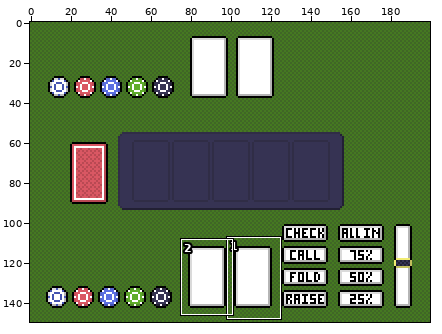
Two states of a sprite sheet, assets/poker-board.png. The picture above shows the old version from afar; the outline marks the close-up.
Close-up. The starting point:
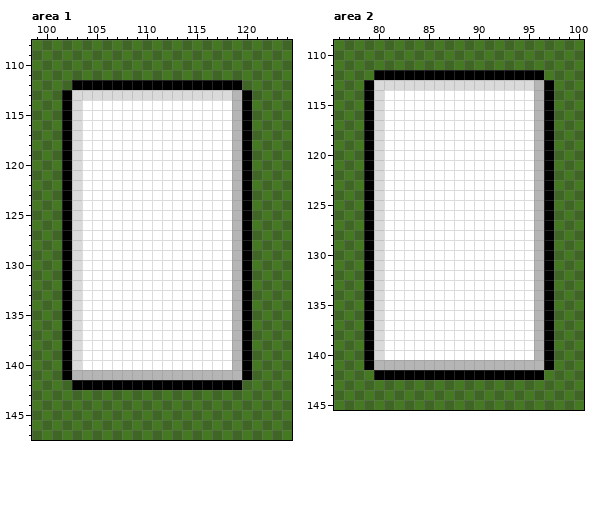
The file is 200x150 pixels. Shown: area 1: x 99..124, y 108..147; area 2: x 76..100, y 109..145. The commit also changed other parts of the picture, which this record leaves out.
After the commit:
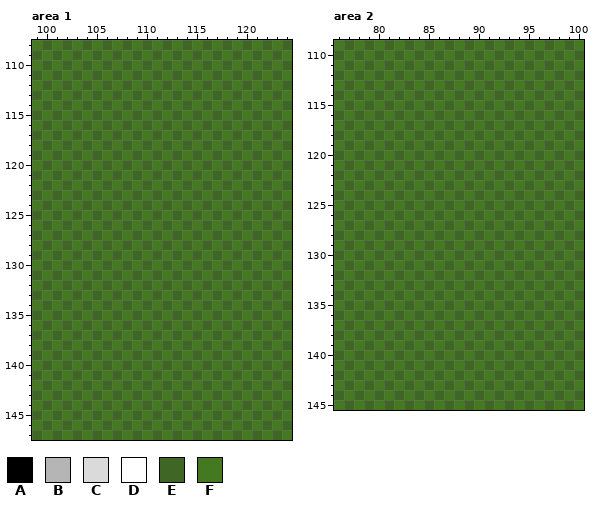
Palette (. is transparent): A #000000  B #b5b5b5  C #dadada  D #ffffff  E #406626  F #457921
The edit:
Changed rows in their new state; - is an unchanged pixel.
Area 1:
first column x 102:
112 -FEFEFEFEFEFEFEFEF-
113 FEFEFEFEFEFEFEFEFEF
114 EFEFEFEFEFEFEFEFEFE
115 FEFEFEFEFEFEFEFEFEF
116 EFEFEFEFEFEFEFEFEFE
117 FEFEFEFEFEFEFEFEFEF
118 EFEFEFEFEFEFEFEFEFE
119 FEFEFEFEFEFEFEFEFEF
120 EFEFEFEFEFEFEFEFEFE
121 FEFEFEFEFEFEFEFEFEF
122 EFEFEFEFEFEFEFEFEFE
123 FEFEFEFEFEFEFEFEFEF
124 EFEFEFEFEFEFEFEFEFE
125 FEFEFEFEFEFEFEFEFEF
126 EFEFEFEFEFEFEFEFEFE
127 FEFEFEFEFEFEFEFEFEF
128 EFEFEFEFEFEFEFEFEFE
129 FEFEFEFEFEFEFEFEFEF
130 EFEFEFEFEFEFEFEFEFE
131 FEFEFEFEFEFEFEFEFEF
132 EFEFEFEFEFEFEFEFEFE
133 FEFEFEFEFEFEFEFEFEF
134 EFEFEFEFEFEFEFEFEFE
135 FEFEFEFEFEFEFEFEFEF
136 EFEFEFEFEFEFEFEFEFE
137 FEFEFEFEFEFEFEFEFEF
138 EFEFEFEFEFEFEFEFEFE
139 FEFEFEFEFEFEFEFEFEF
140 EFEFEFEFEFEFEFEFEFE
141 FEFEFEFEFEFEFEFEFEF
142 -FEFEFEFEFEFEFEFEF-
Area 2:
first column x 79:
112 -EFEFEFEFEFEFEFEFE-
113 EFEFEFEFEFEFEFEFEFE
114 FEFEFEFEFEFEFEFEFEF
115 EFEFEFEFEFEFEFEFEFE
116 FEFEFEFEFEFEFEFEFEF
117 EFEFEFEFEFEFEFEFEFE
118 FEFEFEFEFEFEFEFEFEF
119 EFEFEFEFEFEFEFEFEFE
120 FEFEFEFEFEFEFEFEFEF
121 EFEFEFEFEFEFEFEFEFE
122 FEFEFEFEFEFEFEFEFEF
123 EFEFEFEFEFEFEFEFEFE
124 FEFEFEFEFEFEFEFEFEF
125 EFEFEFEFEFEFEFEFEFE
126 FEFEFEFEFEFEFEFEFEF
127 EFEFEFEFEFEFEFEFEFE
128 FEFEFEFEFEFEFEFEFEF
129 EFEFEFEFEFEFEFEFEFE
130 FEFEFEFEFEFEFEFEFEF
131 EFEFEFEFEFEFEFEFEFE
132 FEFEFEFEFEFEFEFEFEF
133 EFEFEFEFEFEFEFEFEFE
134 FEFEFEFEFEFEFEFEFEF
135 EFEFEFEFEFEFEFEFEFE
136 FEFEFEFEFEFEFEFEFEF
137 EFEFEFEFEFEFEFEFEFE
138 FEFEFEFEFEFEFEFEFEF
139 EFEFEFEFEFEFEFEFEFE
140 FEFEFEFEFEFEFEFEFEF
141 EFEFEFEFEFEFEFEFEFE
142 -EFEFEFEFEFEFEFEFE-
Where, in picture pixels (left, top, right, bottom), the same in both close-ups:
changed: (62, 80, 252, 390)
changed: (364, 70, 554, 380)
